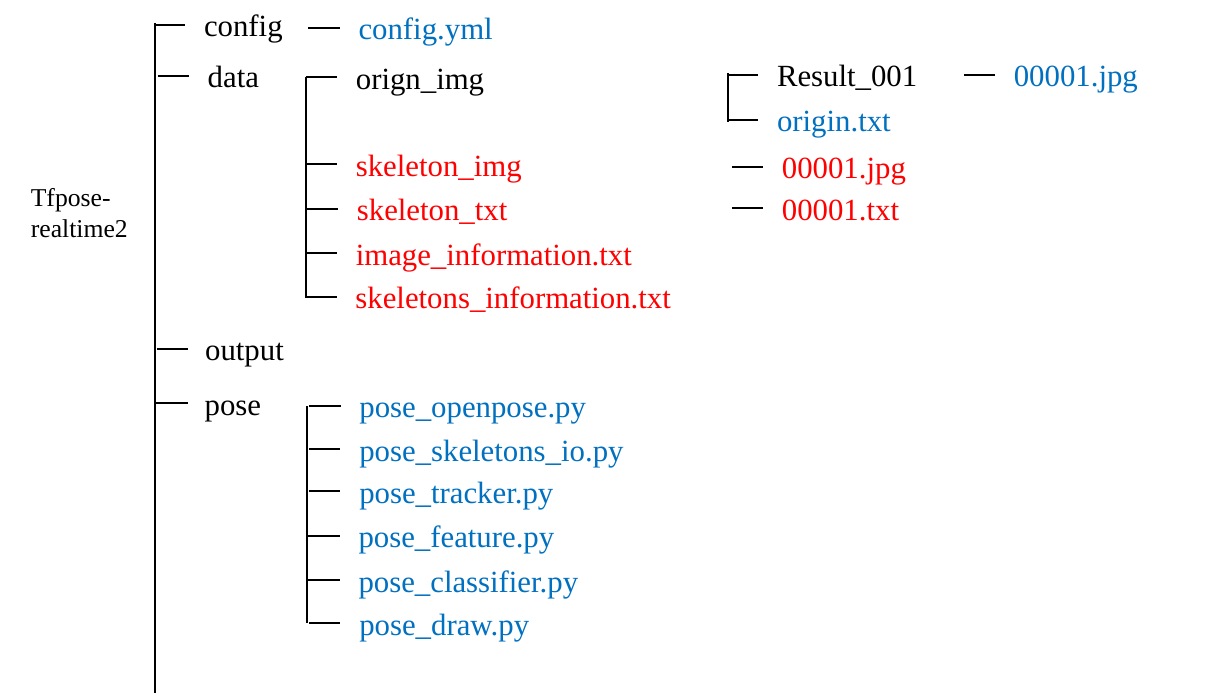
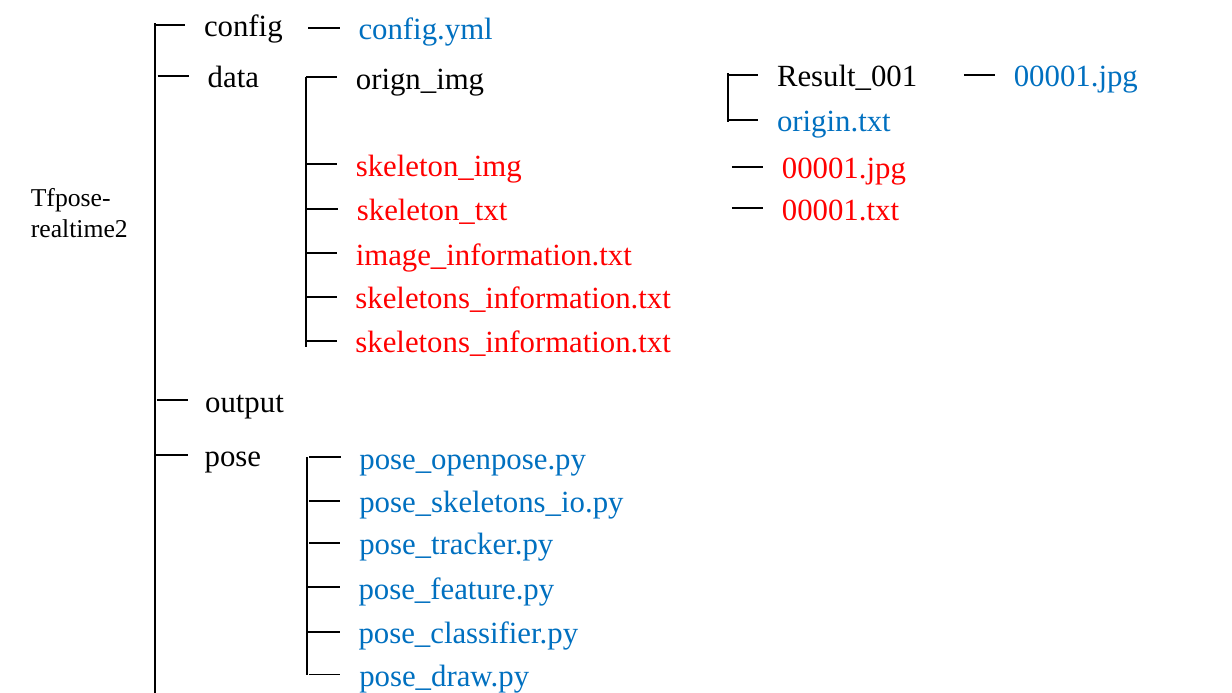
Before and after one commit to Luno82o/FinalProject-Impossible, a slide deck: slide 4 of tfpose-realtime2/結構.pptx (slide 3 before the commit). Drawn at 1232x693 pixels with LibreOffice and Linux fonts; fonts in the diff are those of the drawing. Boxes give left, top, right and bottom in pixels: in the first picture for what was removed or moved away, otherwise in the second. Text is boxed around its words. In the diff, an @@ line names an element or a change of style, - is before the commit and + after.

```diff
--- a/tfpose-realtime2/結構.pptx
+++ b/tfpose-realtime2/結構.pptx
@@ line moved from (306, 78) - (306, 297) to (306, 78) - (306, 347) @@
@@ line added from (306, 341) to (336, 341), #000000 1.5 pt @@
@@ text added at (x1=355, y1=330, x2=670, y2=356), 24 pt, text #FF0000 @@
+skeletons_information.txt
@@ 9 lines, 8 texts moved together from (x1=156, y1=342, x2=623, y2=641) to (x1=156, y1=394, x2=623, y2=692) @@
```
Also in this commit, not shown: 5 other slides changed, 5 slides added, 28 other files.
